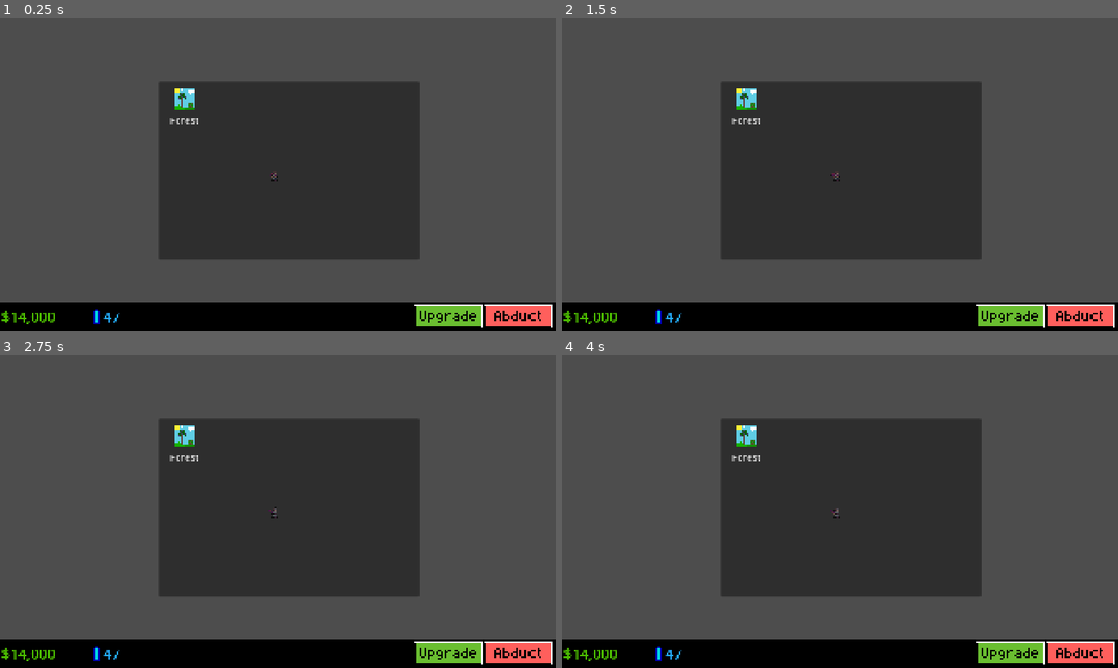
Above: before the commit, frames 1-4 (two rows, left to right).
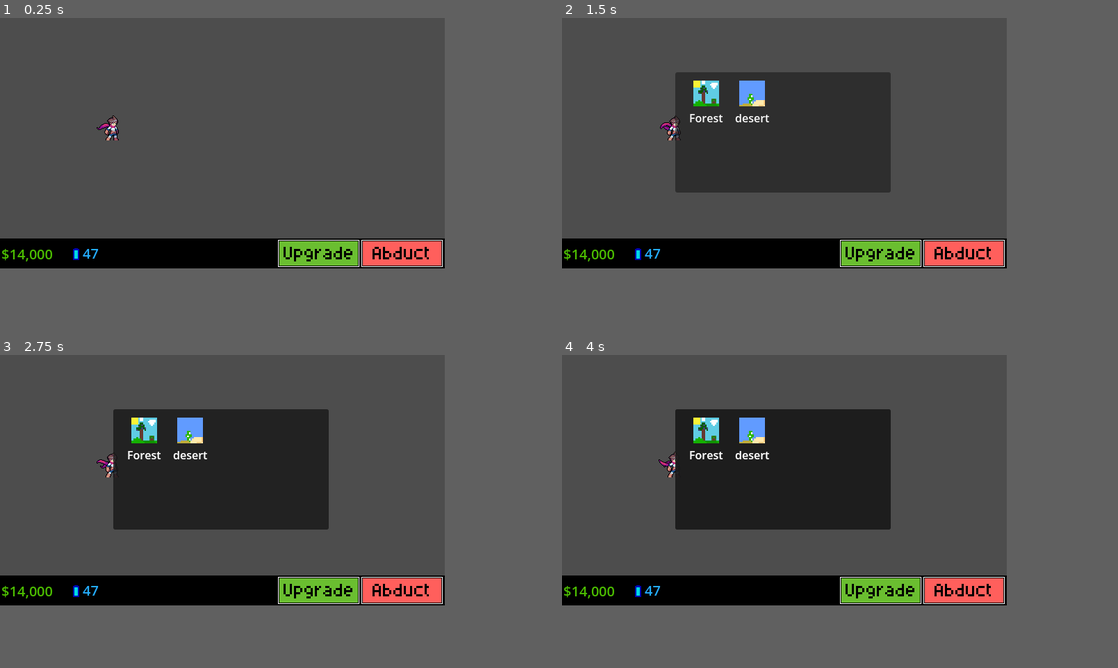
Above: after the commit, the same moments.

Repository: ottercorporationofficial-afk/Abduction
Game: Godot game, scene res://src/main.tscn
The game is run twice, just before and just after one commit, with the same random seed, the same clock (stepped at 60 frames per second) and the same inputs.
Inputs (mouse positions are in pixels of both pictures, inside the frame that each line leads up to; where the layout moved, square brackets give the same spot in the first picture):
- Up to frame 1 (0.25 s): no input
- Up to frame 2 (1.5 s): click (1062, 312) [1079, 315] at 0.5 s; click (962, 312) [1012, 315] at 1.25 s
- Up to frame 3 (2.75 s): click (500, 649) [517, 652] at 2 s
- Up to frame 4 (4 s): click (962, 649) [1012, 652] at 2.75 s; click (1062, 649) [1079, 652] at 3.5 s
In our replay, the window is 800x450 before the commit and 640x360 after it. These sizes can differ from the game's own. Grey fills any space a smaller window leaves; there, only what the larger window draws over its background counts as a difference.

The runs differ from the first frame. In frame 1, 40% of the frame differs, in the area x 0-100%, y 20-100%; in frame 2, 34%; in frame 3, 34%; in frame 4, 34%.

Commit message:
more popup stuff

Diff:
--- a/src/LevelStorage.gd
+++ b/Data/LevelData/LevelStorage.gd
@@ -5,6 +5,11 @@
 		"id": "forest",
 		"name": "Forest",
 		"cost": 0
+	}),
+	Level.new({
+		"id": "desert",
+		"name": "desert",
+		"cost": 100
 	})
 ]
 
--- a/project.godot
+++ b/project.godot
@@ -20,11 +20,12 @@
 TweenFX="*uid://d2n10rw2dnx8o"
 LevelStorage="*uid://dkvsmhjyny7ng"
 GameState="*uid://bfytwu32vnaao"
+Globals="*uid://fj5sy46tagfh"
 
 [display]
 
-window/size/viewport_width=1920
-window/size/viewport_height=1080
+window/size/viewport_width=640
+window/size/viewport_height=360
 window/size/mode=2
 window/stretch/mode="canvas_items"
 
--- a/src/GameState.gd
+++ b/src/GameState.gd
@@ -4,4 +4,4 @@
 
 
 func _ready() -> void:
-	unlocked_levels = 1
+	unlocked_levels = 2
--- /dev/null
+++ b/src/UI/hud.gd
@@ -0,0 +1,8 @@
+extends CanvasLayer
+
+
+@onready var level_selector_scene = preload("uid://l711wtrb1h81")
+
+
+func _on_abduct_pressed() -> void:
+	Globals.popups.popup_scn(level_selector_scene)
--- a/src/UI/hud.tscn
+++ b/src/UI/hud.tscn
@@ -1,14 +1,16 @@
 [gd_scene format=3 uid="uid://bc0e58r0jgmo8"]
 
+[ext_resource type="Script" uid="uid://bc2yfcqawt5yg" path="res://src/UI/hud.gd" id="1_3l0hb"]
 [ext_resource type="Texture2D" uid="uid://to5pd36xogsb" path="res://Art/Research.png" id="1_aia3k"]
 [ext_resource type="Texture2D" uid="uid://dx1q78bf5lh2x" path="res://Art/AbductButton.png" id="2_f6bxe"]
 [ext_resource type="Texture2D" uid="uid://dpxnv1fy0ofmw" path="res://Art/UpgradeButton.png" id="3_4mwe0"]
 
 [node name="HUD" type="CanvasLayer" unique_id=673640033]
+script = ExtResource("1_3l0hb")
 
 [node name="ColorRect" type="ColorRect" parent="." unique_id=1544349843]
 anchors_preset = -1
-anchor_top = 0.9074074
+anchor_top = 0.88055557
 anchor_right = 1.0
 anchor_bottom = 1.0
 color = Color(0, 0, 0, 1)
@@ -17,11 +19,11 @@
 [node name="Money" type="Label" parent="." unique_id=425804442]
 anchors_preset = -1
 anchor_left = 0.003125
-anchor_top = 0.9074074
-anchor_right = 0.11510417
+anchor_top = 0.8833333
+anchor_right = 0.1203125
 anchor_bottom = 1.0
 theme_override_colors/font_color = Color(0.29937053, 0.74571294, 0, 1)
-theme_override_font_sizes/font_size = 50
+theme_override_font_sizes/font_size = 20
 text = "$14,000"
 vertical_alignment = 1
 metadata/_edit_use_anchors_ = true
@@ -29,30 +31,31 @@
 [node name="Research" type="Label" parent="." unique_id=1155814137]
 anchors_preset = -1
 anchor_left = 0.1859375
-anchor_top = 0.9074074
+anchor_top = 0.88055557
 anchor_right = 0.29791668
 anchor_bottom = 1.0
 theme_override_colors/font_color = Color(0.14203563, 0.6795579, 0.9999998, 1)
-theme_override_font_sizes/font_size = 50
+theme_override_font_sizes/font_size = 20
 text = "47"
 vertical_alignment = 1
 metadata/_edit_use_anchors_ = true
 
 [node name="Research2" type="Sprite2D" parent="." unique_id=2006776425]
 modulate = Color(0, 1, 1, 1)
-position = Vector2(337.00003, 1023.00006)
-scale = Vector2(4.635, 4.635)
+position = Vector2(110, 337)
+scale = Vector2(1.75, 1.5625)
 texture = ExtResource("1_aia3k")
 
 [node name="Abduct" type="TextureButton" parent="." unique_id=1796372136]
 anchors_preset = -1
-anchor_left = 0.87135416
+anchor_left = 0.8713542
 anchor_top = 0.9166667
-anchor_right = 0.99322915
+anchor_right = 0.9932291
 anchor_bottom = 0.9907407
-offset_right = -117.0
-offset_bottom = -40.0
-scale = Vector2(2, 2)
+offset_left = -37.666687
+offset_top = -11.0
+offset_right = 1.333374
+offset_bottom = 1.3333435
 texture_normal = ExtResource("2_f6bxe")
 metadata/_edit_use_anchors_ = true
 
@@ -62,9 +65,11 @@
 anchor_top = 0.9166667
 anchor_right = 0.99322915
 anchor_bottom = 0.9907407
-offset_left = -242.0
-offset_right = -359.0
-offset_bottom = -40.0
-scale = Vector2(2, 2)
+offset_left = -157.66669
+offset_top = -11.0
+offset_right = -118.666626
+offset_bottom = 1.3333435
 texture_normal = ExtResource("3_4mwe0")
 metadata/_edit_use_anchors_ = true
+
+[connection signal="pressed" from="Abduct" to="." method="_on_abduct_pressed"]
--- a/src/UI/level_button.gd
+++ b/src/UI/level_button.gd
@@ -2,8 +2,12 @@
 
 
 @onready var label: RichTextLabel = $Label
+@onready var level_image: TextureRect = $LevelImage
 
-var level_data
 
 func setup(level):
-	level_data = level
+	if level == null:
+		push_error("Level data is null!")
+		return
+	level_image.texture = level.texture
+	label.text = level.name
--- a/src/UI/level_button.tscn
+++ b/src/UI/level_button.tscn
@@ -9,21 +9,21 @@
 offset_bottom = 75.0
 script = ExtResource("1_8mgw4")
 
-[node name="VBoxContainer" type="VBoxContainer" parent="." unique_id=700605066]
+[node name="Label" type="RichTextLabel" parent="." unique_id=1806832288]
+custom_minimum_size = Vector2(3.61, 28.495)
 layout_mode = 0
+offset_top = 44.0
 offset_right = 86.0
-offset_bottom = 75.0
-alignment = 1
-
-[node name="LevelImage" type="TextureRect" parent="VBoxContainer" unique_id=1328683481]
-custom_minimum_size = Vector2(5.7, 37.865)
-layout_mode = 2
-texture = ExtResource("1_w8va6")
-stretch_mode = 5
-
-[node name="Label" type="RichTextLabel" parent="VBoxContainer" unique_id=1806832288]
-custom_minimum_size = Vector2(3.61, 28.495)
-layout_mode = 2
+offset_bottom = 72.495
 text = "Forest"
 horizontal_alignment = 1
 vertical_alignment = 1
+
+[node name="LevelImage" type="TextureRect" parent="." unique_id=1328683481]
+custom_minimum_size = Vector2(5.7, 37.865)
+layout_mode = 0
+offset_top = 4.0
+offset_right = 86.0
+offset_bottom = 41.865
+texture = ExtResource("1_w8va6")
+stretch_mode = 5
--- a/src/UI/levelselection.gd
+++ b/src/UI/levelselection.gd
@@ -16,7 +16,8 @@
 
 const LEVEL_BUTTON_SCENE = preload("res://src/UI/level_button.tscn")
 
+
 func _add_level(level):
 	var level_button = LEVEL_BUTTON_SCENE.instantiate()
+	grid.add_child(level_button)
 	level_button.setup(level)
-	grid.add_child(level_button)
--- a/src/UI/levelselection.tscn
+++ b/src/UI/levelselection.tscn
@@ -3,8 +3,19 @@
 [ext_resource type="Script" uid="uid://dgrlvfj02xjsj" path="res://src/UI/levelselection.gd" id="1_8l6gd"]
 
 [node name="LevelSelector" type="VBoxContainer" unique_id=2011978141]
-offset_right = 450.0
-offset_bottom = 307.0
+anchors_preset = 8
+anchor_left = 0.5
+anchor_top = 0.5
+anchor_right = 0.5
+anchor_bottom = 0.5
+offset_left = -155.0
+offset_top = -102.0
+offset_right = 155.0
+offset_bottom = 71.5
+grow_horizontal = 2
+grow_vertical = 2
+size_flags_horizontal = 4
+size_flags_vertical = 4
 script = ExtResource("1_8l6gd")
 metadata/_custom_type_script = "uid://rynqn2dflwas"
 
@@ -28,6 +39,7 @@
 alignment = 1
 
 [node name="GridContainer" type="GridContainer" parent="PanelContainer/MarginContainer/ScrollContainer/VBoxContainer" unique_id=1229290112]
+custom_minimum_size = Vector2(302.745, 126.97)
 layout_mode = 2
 theme_override_constants/h_separation = 2
 theme_override_constants/v_separation = 2
--- /dev/null
+++ b/src/UI/popupmanager.gd
@@ -0,0 +1,24 @@
+class_name popup_manager
+extends Control
+
+
+
+var stack: Array[Control] = []
+
+func _ready():
+	Globals.popups = self
+
+func has_popup() ->  bool:
+	return not stack.is_empty()
+
+
+func popup_scn(scene):
+	var instance = scene.instantiate()
+	add_child(instance)
+
+	if instance is Popup:
+		instance.popup_centered()
+
+func add_popup(popup: Control) -> void:
+	stack.append(popup)
+	add_child(popup)
--- /dev/null
+++ b/src/globals.gd
@@ -0,0 +1,3 @@
+extends Node
+
+var popups: popup_manager
--- a/src/main.tscn
+++ b/src/main.tscn
@@ -3,31 +3,22 @@
 [ext_resource type="Script" uid="uid://4akyte21j580" path="res://src/main.gd" id="1_5q4o7"]
 [ext_resource type="PackedScene" uid="uid://ga6sxr7qdr31" path="res://Entities/human.tscn" id="1_eewff"]
 [ext_resource type="PackedScene" uid="uid://bc0e58r0jgmo8" path="res://src/UI/hud.tscn" id="3_5q4o7"]
-[ext_resource type="PackedScene" uid="uid://l711wtrb1h81" path="res://src/UI/levelselection.tscn" id="4_3cfgd"]
+[ext_resource type="Script" uid="uid://bomdc4pesnf6d" path="res://src/UI/popupmanager.gd" id="4_3cfgd"]
 
 [node name="Main" type="Node2D" unique_id=1237780417]
 script = ExtResource("1_5q4o7")
 
 [node name="Human" parent="." unique_id=75959660 instance=ExtResource("1_eewff")]
-position = Vector2(949, 545)
+position = Vector2(163, 160)
 
 [node name="HUD" parent="." unique_id=673640033 instance=ExtResource("3_5q4o7")]
 
 [node name="Camera2D" type="Camera2D" parent="." unique_id=465916995]
-position = Vector2(960, 540)
+position = Vector2(321, 180)
 
-[node name="LevelSelector" parent="." unique_id=2011978141 instance=ExtResource("4_3cfgd")]
-anchors_preset = 8
-anchor_left = 0.5
-anchor_top = 0.5
-anchor_right = 0.5
-anchor_bottom = 0.5
-offset_left = 548.0
-offset_top = 220.0
-offset_right = 998.0
-offset_bottom = 527.0
-grow_horizontal = 2
-grow_vertical = 2
-scale = Vector2(2, 2)
-size_flags_horizontal = 4
-size_flags_vertical = 4
+[node name="PopupManager" type="Control" parent="." unique_id=380599977]
+layout_mode = 3
+anchors_preset = 0
+offset_right = 638.0
+offset_bottom = 360.0
+script = ExtResource("4_3cfgd")
Binary file added: Art/Levels/desert.png
Not shown, added: Art/Levels/desert.png.import
Renamed: src/LevelStorage.gd.uid -> Data/LevelData/LevelStorage.gd.uid
Not shown, added: src/UI/hud.gd.uid
Not shown, added: src/UI/popupmanager.gd.uid
Not shown, added: src/globals.gd.uid
